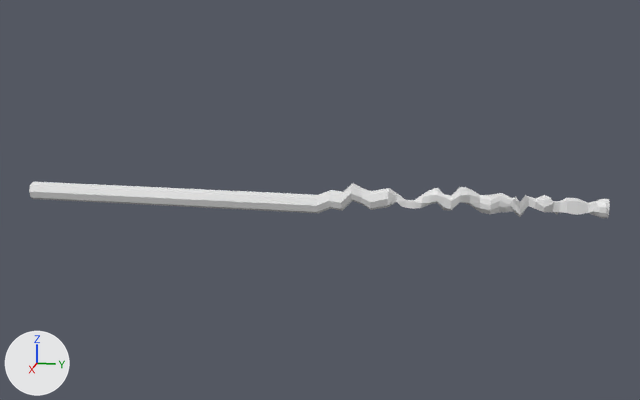
Two versions of the FBX model LevelDesignProject/Assets/Meshes/Lands/Low Poly Vignette Island 2.fbx, one commit apart.
Camera for both pictures: a camera (50 mm lens) standing at (582.5, -32.3, 245.8) and looking at (25.4, -143.7, 106.5). Lighting does not change. The marker at lower left points along +X, +Y and +Z.

Names of what the first picture shows: 'Low Poly Island.001'.
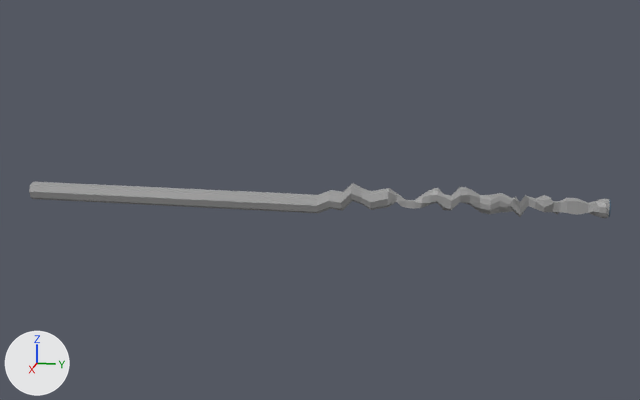
The newer file is also turned or shifted as a whole; pictures and numbers use the older file's frame.

Where the change shows, as pixel boxes (x1, y1, x2, y2) in the pictures (640 x 400 px; the box of a moved part takes in the faces that stretch with it):
part 1 of me_plane_005, moved or reshaped: before (605, 199, 610, 218); after (605, 199, 611, 218)
part 2 of me_plane_005, recoloured (white to grey): (29, 182, 610, 218) in both

The change in detail:
Material 'PlatformTop' (mat_platformtop) is new.
Its base color is (0.0716, 0.126, 0.187) (dark blue #4c6378).
Material 'PlatformBottom' (mat_platformbottom) is new.
Its base color is (0.331, 0.331, 0.331) (grey #9c9c9c).
me_plane_005 is used by ob_low_poly_island_001; location (28.0, -49.0, 110.4).
me_plane_005 had 278 vertices, 272 faces and spanned x -11.0..8.0, y -298.0..87.0, z -12.0..9.0.
me_plane_005 now has 288 vertices, 278 faces and spans x -11.0..8.0, y -298.0..87.0, z -12.0..9.0.
Part 1, on me_plane_005:
2 vertices are removed from x 0.0..4.0, y 87.0, z -1.0..0.0.
17 faces are deleted.
6 vertices move within x -4.0..7.0, y 87.0, z -5.0..6.0.
12 vertices are added at x -4.0..7.0, y 87.0, z -5.0..6.0.
10 new faces join them, mat_platformbottom (grey #9c9c9c).
13 new faces join them, mat_platformtop (dark blue #4c6478).
me_plane_005 part 2: 255 faces spanning x -11.0..8.0, y -298.0..87.0, z -12.0..9.0 switch from no material to mat_platformbottom (grey #9c9c9c).
me_plane_005 now uses material mat_platformtop (dark blue #4c6378).
